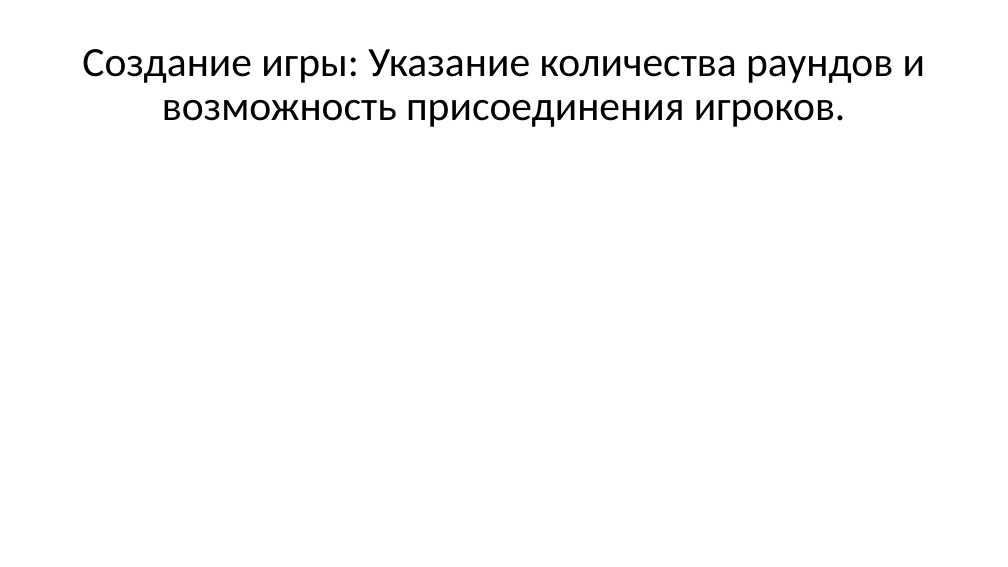
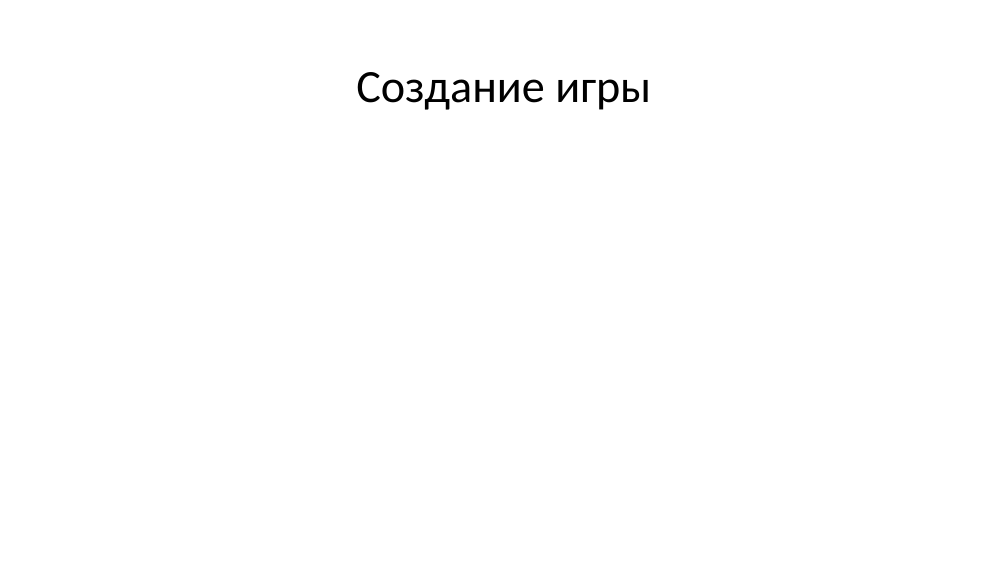
Before and after one commit to Pinkyuu/api-rock-paper-scissors, a slide deck: slide 5 of Создание API для игры.pptx (slide 7 before the commit). Drawn at 1008x567 pixels with LibreOffice and Linux fonts; fonts in the diff are those of the drawing; background and template pictures are left out. Boxes give left, top, right and bottom in pixels: in the first picture for what was removed or moved away, otherwise in the second. Text is boxed around its words. In the diff, an @@ line names an element or a change of style, - is before the commit and + after.

```diff
--- a/Создание API для игры.pptx
+++ b/Создание API для игры.pptx
@@ title at box(356, 72, 651, 110): text changed; size 39.6 to 44 pt @@
-Создание игры: Указание количества раундов и возможность присоединения игроков.
+Создание игры
```
Also in this commit, not shown: 2 other slides changed, 2 slides added, 7 slides removed.
